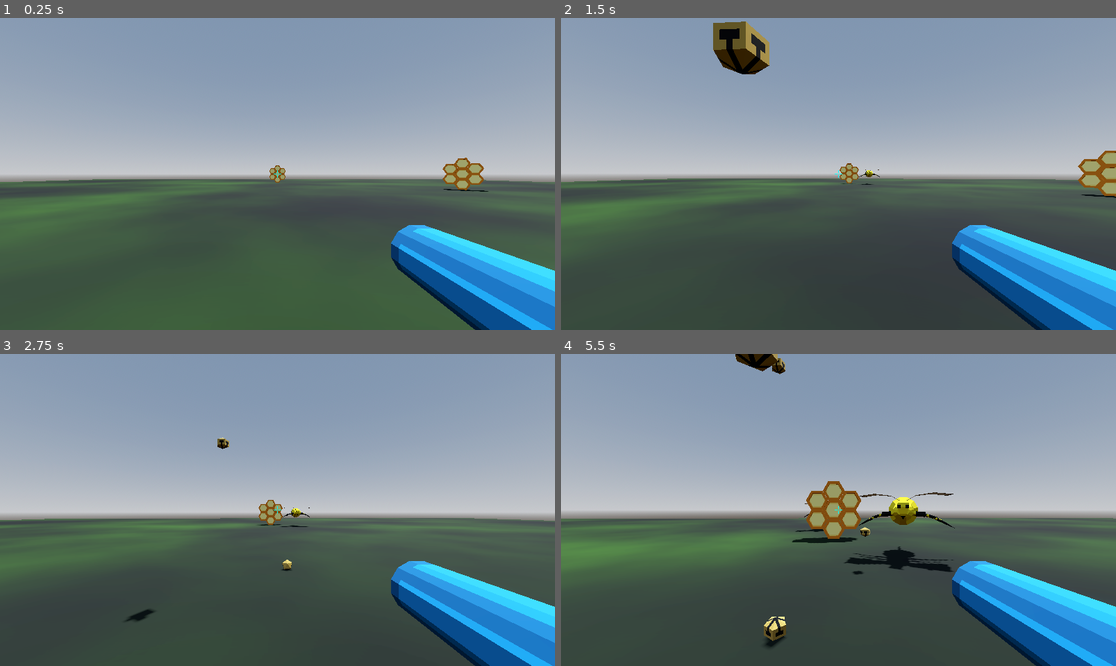
Above: before the commit, frames 1-4 (two rows, left to right).
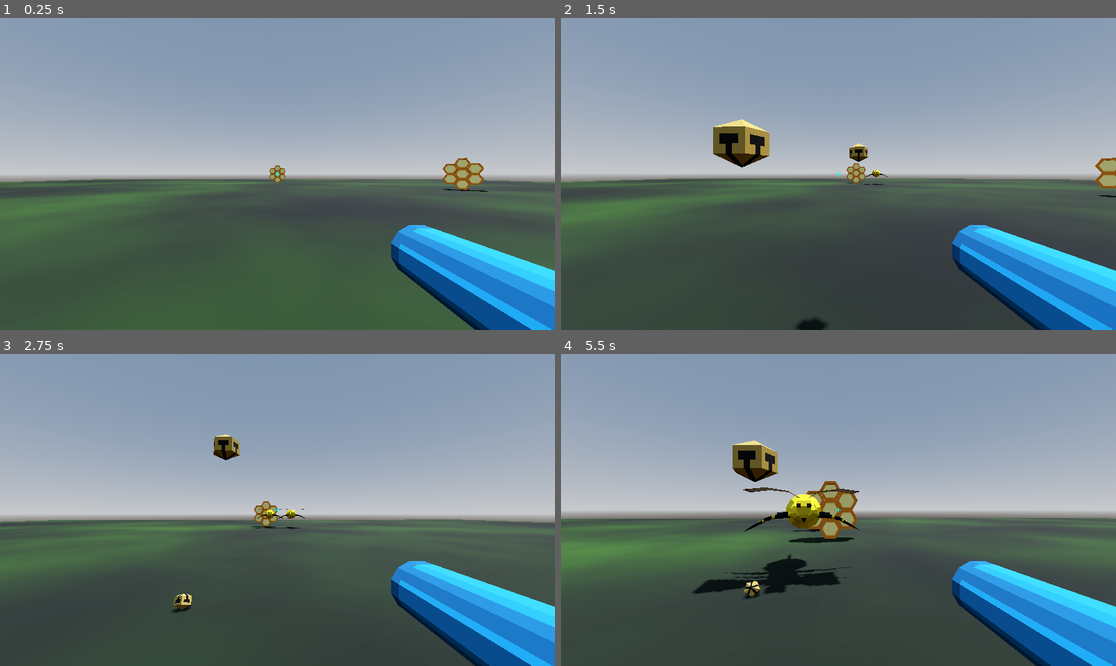
Above: after the commit, the same moments.

Repository: partkyle/bellhivers
Game: Godot game, scene res://scenes/main.tscn
The game is run twice, just before and just after one commit, with the same random seed, the same clock (stepped at 60 frames per second) and the same inputs.
Inputs (mouse positions are in pixels of both pictures, inside the frame that each line leads up to):
- Up to frame 1 (0.25 s): no input
- Up to frame 2 (1.5 s): tap Enter at 0.5 s; move the mouse to (866, 174) at 0.52 s; hold W (move_up) from 0.53 s (still down); click (866, 174) at 0.6 s; tap 1 (grenade) at 0.8, 1.35 s; move the mouse to (810, 174) at 1.27 s
- Up to frame 3 (2.75 s): keep holding W (move_up); click (249, 510) at 1.55 s; move the mouse to (288, 503) at 2.02 s; click (288, 503) at 2.1 s; tap 1 (grenade) at 2.3 s
- Up to frame 4 (5.5 s): keep holding W (move_up); move the mouse to (832, 516) at 2.77 s; tap 1 (grenade) at 2.85, 3.8, 4.35, 5.3 s; click (832, 516) at 3.05 s; move the mouse to (877, 513) at 3.52 s; click (877, 513) at 3.6 s; move the mouse to (794, 506) at 4.27 s; click (794, 506) at 4.55 s; move the mouse to (844, 510) at 5.02 s; click (844, 510) at 5.1 s

The runs differ from the first frame. In frame 1, less than 0.1% of the frame differs, in the area x 49-51%, y 48-52%; in frame 2, 3.8%; in frame 3, 1.8%; in frame 4, 5.4%, in the area x 23-100%, y 0-94%.

Commit message:
bell spawning and bell sounds

Diff:
--- a/bodies/bee.gd
+++ b/bodies/bee.gd
@@ -24,6 +24,9 @@
 func hit():
 	queue_free()
 
+func bell_smash():
+	queue_free()
+
 func _on_player_locator_body_entered(body):
 	target = body
 
--- a/bodies/bee.tscn
+++ b/bodies/bee.tscn
@@ -4,6 +4,7 @@
 [ext_resource type="PackedScene" uid="uid://7wo3basgcosp" path="res://bodies/bee_inherited.tscn" id="1_g4kd3"]
 
 [sub_resource type="CylinderShape3D" id="CylinderShape3D_pfi07"]
+height = 10.0
 radius = 10.0
 
 [sub_resource type="CapsuleShape3D" id="CapsuleShape3D_kqeck"]
@@ -12,7 +13,7 @@
 
 [node name="Bee" type="CharacterBody3D"]
 collision_layer = 2
-collision_mask = 2
+collision_mask = 258
 script = ExtResource("1_0hl8t")
 
 [node name="bee_model" parent="." instance=ExtResource("1_g4kd3")]
--- a/bodies/player.tscn
+++ b/bodies/player.tscn
@@ -8,6 +8,7 @@
 [sub_resource type="CapsuleMesh" id="CapsuleMesh_ddein"]
 
 [node name="Player" type="CharacterBody3D"]
+collision_mask = 269
 script = ExtResource("1_whwnc")
 
 [node name="CollisionShape3D" type="CollisionShape3D" parent="."]
--- a/project.godot
+++ b/project.godot
@@ -14,6 +14,11 @@
 run/main_scene="res://scenes/main.tscn"
 config/features=PackedStringArray("4.2", "Forward Plus")
 config/icon="res://icon.svg"
+
+[display]
+
+window/size/viewport_width=1920
+window/size/viewport_height=1080
 
 [editor_plugins]
 
@@ -58,3 +63,4 @@
 3d_physics/layer_2="enemy"
 3d_physics/layer_3="environment"
 3d_physics/layer_4="Hive"
+3d_physics/layer_9="projectiles"
--- /dev/null
+++ b/projectiles/bell.tscn
@@ -0,0 +1,27 @@
+[gd_scene load_steps=4 format=3 uid="uid://bn8r33xqdefax"]
+
+[ext_resource type="Script" path="res://scripts/bell.gd" id="1_dgcpk"]
+[ext_resource type="PackedScene" uid="uid://d2dr6cvfk8tj7" path="res://projectiles/bell_inherited.tscn" id="1_th71w"]
+
+[sub_resource type="ConvexPolygonShape3D" id="ConvexPolygonShape3D_hta8j"]
+points = PackedVector3Array(0.474548, 0.832308, 1.06727, -0.60661, -1.93588, -1.94146, -0.724433, -1.92746, -1.8718, 0.606588, -1.93581, 1.94139, 1.95531, -1.56504, -0.630695, -1.95492, -1.56504, 0.630695, -0.295568, 1.30233, -0.649657, 0.893153, 0.836174, -0.77414, -0.774092, 0.836456, 0.893097, 1.94139, -1.93582, 0.60659, -1.94146, -1.93588, -0.60661, -1.13301, 0.838105, -0.357614, -0.606608, -1.93587, 1.94145, 0.630695, -1.56504, -1.95531, 1.13307, 0.837815, 0.357634, -0.357939, 0.837972, -1.13285, 1.45202, -1.93134, -1.4524, 1.51351, -1.69109, 1.45028, 0.117962, 1.60067, 0.177313, -1.45068, -1.69146, -1.5139, -1.45068, -1.69146, 1.5139, -0.630695, -1.56504, 1.95531, -1.133, 0.838099, 0.357612, 0.630695, -1.56504, 1.95531, -0.357938, 0.837969, 1.13285, 0.303963, 0.85713, -1.15491, -0.630695, -1.56504, -1.95531, -1.95492, -1.56504, -0.630695, 1.95531, -1.56504, 0.630695, 1.45068, -1.69109, -1.5139, -1.9414, -1.93583, 0.606592, 1.13307, 0.837816, -0.357634)
+
+[node name="Bell" type="RigidBody3D"]
+collision_layer = 256
+collision_mask = 271
+gravity_scale = 2.19
+max_contacts_reported = 15
+contact_monitor = true
+angular_velocity = Vector3(0.00724312, 0, 0.00610865)
+script = ExtResource("1_dgcpk")
+
+[node name="Bell" parent="." instance=ExtResource("1_th71w")]
+
+[node name="CollisionShape3D" type="CollisionShape3D" parent="."]
+transform = Transform3D(1, 0, 0, 0, 1, 0, 0, 0, 1, 1.44823e-17, 2.06052, -3.13307e-18)
+shape = SubResource("ConvexPolygonShape3D_hta8j")
+
+[node name="SFXTimer" type="Timer" parent="."]
+wait_time = 0.2
+
+[connection signal="body_entered" from="." to="." method="_on_body_entered"]
--- /dev/null
+++ b/projectiles/bell_inherited.tscn
@@ -0,0 +1,30 @@
+[gd_scene load_steps=6 format=3 uid="uid://d2dr6cvfk8tj7"]
+
+[ext_resource type="PackedScene" uid="uid://bmlnawdsvers1" path="res://assets/bell.glb" id="1_a2r5b"]
+[ext_resource type="Texture2D" uid="uid://cogon4ct15u1s" path="res://assets/bell.png" id="2_21ycb"]
+[ext_resource type="Texture2D" uid="uid://t0p67x0nrg5e" path="res://assets/clacker.png" id="3_2qqlw"]
+
+[sub_resource type="StandardMaterial3D" id="StandardMaterial3D_v3l0s"]
+cull_mode = 2
+albedo_texture = ExtResource("2_21ycb")
+metallic = 1.0
+roughness = 0.55
+normal_scale = 5.83
+ao_light_affect = 0.2
+refraction_scale = 1.0
+
+[sub_resource type="StandardMaterial3D" id="StandardMaterial3D_y450k"]
+albedo_texture = ExtResource("3_2qqlw")
+metallic = 1.0
+roughness = 0.55
+normal_scale = 5.83
+ao_light_affect = 0.2
+
+[node name="Bell" instance=ExtResource("1_a2r5b")]
+
+[node name="bell" parent="Node/root" index="0"]
+material_override = SubResource("StandardMaterial3D_v3l0s")
+
+[node name="clacker" parent="Node/root" index="1"]
+transform = Transform3D(1, 0, 0, 0, 1, 0, 0, 0, 1, -3.92088e-17, 2.00041, 0)
+material_override = SubResource("StandardMaterial3D_y450k")
--- a/scenes/main.tscn
+++ b/scenes/main.tscn
@@ -2,7 +2,7 @@
 
 [ext_resource type="PackedScene" uid="uid://1n0r1pvx421r" path="res://bodies/hive.tscn" id="1_rbh67"]
 [ext_resource type="PackedScene" uid="uid://beepb4m8e6685" path="res://bodies/player.tscn" id="2_ay3iu"]
-[ext_resource type="Script" path="res://scripts/Debug.gd" id="3_5ilbs"]
+[ext_resource type="Script" path="res://scripts/debug.gd" id="3_gavpo"]
 [ext_resource type="Texture2D" uid="uid://dlgyl42phgbi4" path="res://assets/crosshair.png" id="5_v1on8"]
 
 [sub_resource type="ProceduralSkyMaterial" id="ProceduralSkyMaterial_phxa0"]
@@ -60,13 +60,12 @@
 
 [node name="Player" parent="." instance=ExtResource("2_ay3iu")]
 transform = Transform3D(1, 0, 0, 0, 1, 0, 0, 0, 1, 0, 0, 11.3764)
-grenade_force = 500
 
 [node name="Enemies" type="Node3D" parent="."]
 transform = Transform3D(1, 0, 0, 0, 1, 0, 0, 0, 1, 0, 0, -8.14768)
 
 [node name="Debug" type="Node3D" parent="."]
-script = ExtResource("3_5ilbs")
+script = ExtResource("3_gavpo")
 
 [node name="CanvasLayer" type="CanvasLayer" parent="."]
 
--- a/scripts/Debug.gd
+++ b/scripts/Debug.gd
@@ -7,3 +7,5 @@
 	if event is InputEventKey:
 		if event.keycode == KEY_ESCAPE and event.pressed:
 			get_tree().quit()
+		if event.keycode == KEY_F1 and event.pressed:
+			Input.set_mouse_mode(Input.MOUSE_MODE_VISIBLE if Input.mouse_mode else Input.MOUSE_MODE_CAPTURED )
--- /dev/null
+++ b/scripts/bell.gd
@@ -0,0 +1,28 @@
+extends RigidBody3D
+
+
+@export var roll_time := 3
+@export var body_collision_layer := 4 + 8
+
+@onready var bell_sound_scn = preload('res://sfx/bell_sound.tscn')
+@onready var sfx_timer = $SFXTimer
+
+
+func _on_body_entered(body):
+	if not freeze:
+		play_bell()
+
+		if body.has_method('bell_smash'):
+			body.bell_smash()
+
+	if body.collision_layer & body_collision_layer:
+		await get_tree().create_timer(roll_time).timeout
+		freeze = true
+
+
+func play_bell():
+	if sfx_timer.is_stopped():
+		sfx_timer.start()
+		var snd = bell_sound_scn.instantiate()
+		get_tree().root.add_child(snd)
+		snd.global_position = global_position
--- a/scripts/bell_grenade.gd
+++ b/scripts/bell_grenade.gd
@@ -1,6 +1,7 @@
 class_name BellGrenade
 extends RigidBody3D
 
+@export var bell : PackedScene = preload("res://projectiles/bell.tscn")
 @export var roll_time := 0.2
 @export var body_collision_layer := 4
 
@@ -8,3 +9,7 @@
 	if body.collision_layer & body_collision_layer:
 		await get_tree().create_timer(roll_time).timeout
 		freeze = true
+
+		var b = bell.instantiate()
+		get_tree().root.add_child(b)
+		b.global_position = global_position + Vector3.UP * 100
--- a/scripts/hive.gd
+++ b/scripts/hive.gd
@@ -30,3 +30,6 @@
 	if count < bee_count:
 		count += 1
 		_spawn()
+
+func bell_smash():
+	queue_free()
--- a/scripts/player.gd
+++ b/scripts/player.gd
@@ -5,7 +5,7 @@
 @export var speed = 5.0
 @export var camera_speed := 0.001
 @export var hitscan_max_distance := 1000
-@export var grenade_force := 100
+@export var grenade_force := 250
 
 @onready var camera_wrapper = $CameraGunWrapper
 @onready var camera = $CameraGunWrapper/Camera
@@ -44,7 +44,7 @@
 	var g :RigidBody3D = bell_grenade_scn.instantiate()
 	get_tree().root.add_child(g)
 	g.global_position = grenade_toss_point.global_position
-	g.apply_central_force(-camera_basis().z * grenade_force + camera_basis().y * grenade_force)
+	g.apply_central_force(-camera_basis().z * 2 * grenade_force + camera_basis().y * grenade_force)
 
 
 func camera_basis() -> Basis:
@@ -62,7 +62,6 @@
 	query.collide_with_areas = true
 	query.collide_with_bodies = true
 	# only collide with layer 2 "enemy"
-	query.collision_mask = 0b00000000_00000000_00000000_00000010
 	var result = space_state.intersect_ray(query)
 	if result:
 		print(result)
--- /dev/null
+++ b/scripts/sfx_queue_free_on_finish.gd
@@ -0,0 +1,4 @@
+extends AudioStreamPlayer3D
+
+func _ready():
+	connect('finished', queue_free)
--- /dev/null
+++ b/sfx/bell_sound.tscn
@@ -0,0 +1,9 @@
+[gd_scene load_steps=3 format=3 uid="uid://cfgg1mkbvk20l"]
+
+[ext_resource type="AudioStream" uid="uid://b3dty7t0yrba7" path="res://assets/sounds/church-bell.mp3" id="1_bluu2"]
+[ext_resource type="Script" path="res://scripts/sfx_queue_free_on_finish.gd" id="2_ri2b7"]
+
+[node name="BellSound" type="AudioStreamPlayer3D"]
+stream = ExtResource("1_bluu2")
+autoplay = true
+script = ExtResource("2_ri2b7")
Binary file added: assets/bell.glb
Not shown, added: assets/bell.glb.import
Binary file added: assets/bell.png
Not shown, added: assets/bell.png.import
Binary file added: assets/bell_0.png
Not shown, added: assets/bell_0.png.import
Binary file added: assets/bell_1.png
Not shown, added: assets/bell_1.png.import
Binary file added: assets/clacker.png
Not shown, added: assets/clacker.png.import
Not shown, added: assets/sounds/church-bell.mp3.import
Not shown, changed: TODO.md
(and 2 more such lines)
